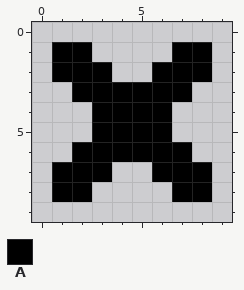
A pixel-art file gets an edit: assets/ui/stop_icon.aseprite. Above: the version before the commit.
10x10 pixels, 1 frame.
Palette (. is transparent): A #000000
The same view after the edit:
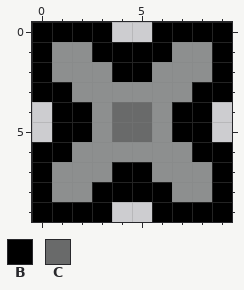
Colours new in this view: B #000000  C #696a6a
Changes in this commit:
@@ palette @@
-A #000000
+A #8d8f8f
@@ x 0..9 @@
- 0 ..........
- 1 .AA....AA.
- 2 .AAA..AAA.
- 3 ..AAAAAA..
- 4 ...AAAA...
- 5 ...AAAA...
- 6 ..AAAAAA..
- 7 .AAA..AAA.
- 8 .AA....AA.
- 9 ..........
+ 0 BBBB..BBBB
+ 1 BAABBBBAAB
+ 2 BAAABBAAAB
+ 3 BBAAAAAABB
+ 4 .BBACCABB.
+ 5 .BBACCABB.
+ 6 BBAAAAAABB
+ 7 BAAABBAAAB
+ 8 BAABBBBAAB
+ 9 BBBB..BBBB
Pixel boxes of the changes (left, top, right, bottom) in both pictures:
changed: (32, 22, 232, 222)
